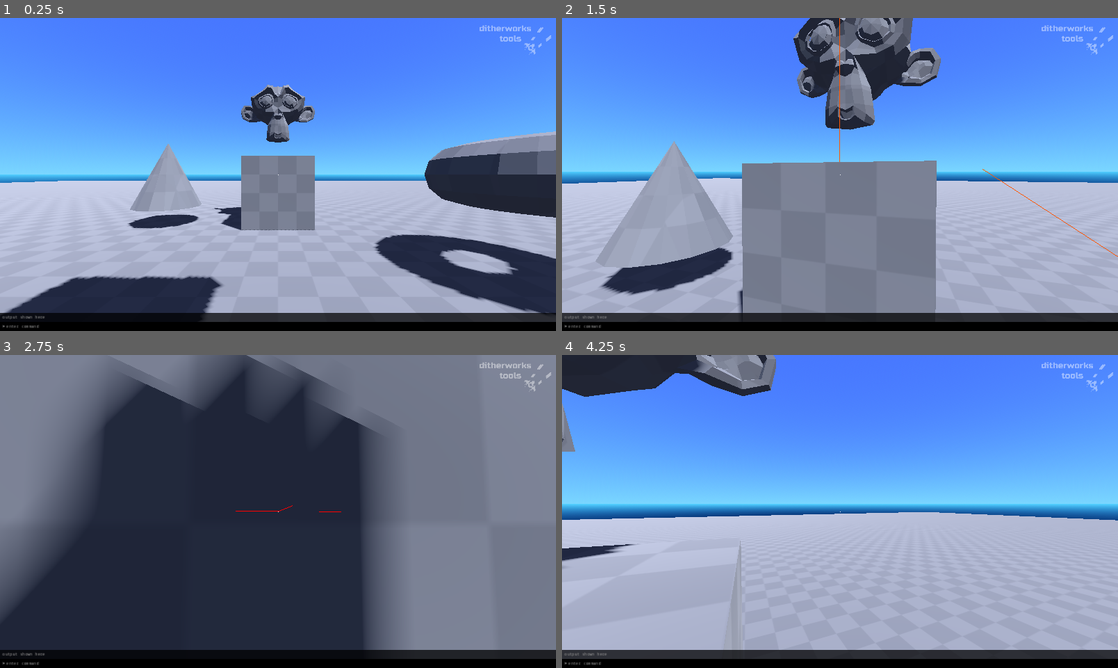
Above: before the commit, frames 1-4 (two rows, left to right).
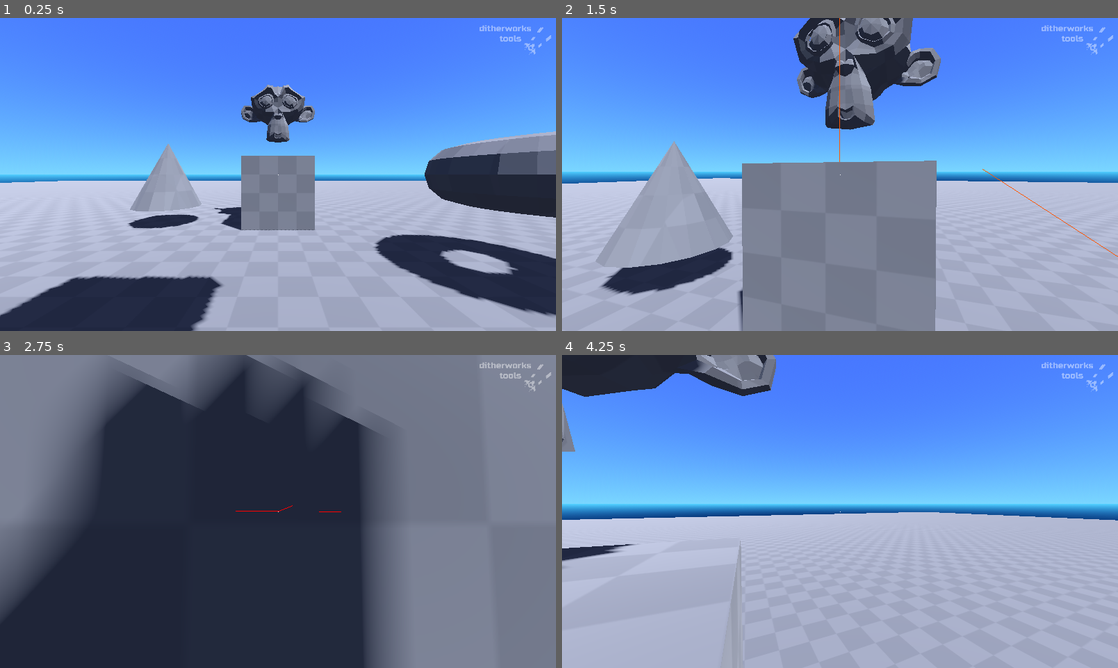
Above: after the commit, the same moments.

Repository: ditherworks/ditherworks_tools
Game: Godot game, scene res://demo/scenes/demo_world.tscn
Two runs of this game, one before a commit and one after it. Both use one fixed random seed, a clock stepped at 60 frames per second and the inputs below.
Inputs (mouse positions are in pixels of both pictures, inside the frame that each line leads up to):
- Up to frame 1 (0.25 s): no input
- Up to frame 2 (1.5 s): tap Enter at 0.5 s; move the mouse to (867, 174) at 0.52 s; hold W (move_forward) from 0.53 s (still down); click (867, 174) at 0.6 s; tap Space (jump) at 0.77 s; move the mouse to (812, 174) at 1.27 s; click (812, 174) at 1.35 s
- Up to frame 3 (2.75 s): keep holding W (move_forward); tap Space (jump) at 1.52 s; move the mouse to (289, 505) at 2.02 s; click (289, 505) at 2.1 s
- Up to frame 4 (4.25 s): keep holding W (move_forward); tap Space (jump) at 2.75, 3.02, 3.77 s; move the mouse to (834, 517) at 2.77 s; click (834, 517) at 2.85 s; move the mouse to (878, 514) at 3.52 s; click (878, 514) at 3.6 s

The runs differ from the first frame. In frame 1, 5.8% of the frame differs, in the area x 0-100%, y 94-100%; in frame 2, 5.8%; in frame 3, 5.7%; in frame 4, 5.8%.

Commit message:
console
- removed custom font
- starts inactive
- should be disabled in non-editor builds
- added info to readme

Diff:
--- a/console/console.gd
+++ b/console/console.gd
@@ -23,7 +23,7 @@
 @export var _input_line : LineEdit
 
 
-var _active := true
+var _active := false
 var _commands : Array[Command]
 var _history : Array[String]
 var _history_index := -1
@@ -33,7 +33,14 @@
 func _ready() -> void:
 	_input_line.text_submitted.connect(_line_submitted)
 
+	global_position = Vector2(0.0, get_viewport_rect().size.y)
+
 	register_command("quit", _quit)
+
+	# disable in non-editor builds
+	if not OS.has_feature("editor"):
+		set_process_input(false)
+		set_process(false)
 
 
 func _input(event: InputEvent) -> void:
--- a/console/console.tscn
+++ b/console/console.tscn
@@ -1,12 +1,9 @@
-[gd_scene load_steps=10 format=3 uid="uid://bqpx3s3lx14pi"]
+[gd_scene load_steps=9 format=3 uid="uid://bqpx3s3lx14pi"]
 
-[ext_resource type="FontFile" uid="uid://eap6dqmmxbn3" path="res://console/ShareTechMono-Regular.ttf" id="1_x5tsq"]
 [ext_resource type="Script" path="res://console/console.gd" id="2_si4vv"]
 
 [sub_resource type="Theme" id="Theme_x2nyh"]
 Label/colors/font_color = Color(1, 1, 1, 1)
-Label/fonts/font = ExtResource("1_x5tsq")
-LineEdit/fonts/font = ExtResource("1_x5tsq")
 
 [sub_resource type="StyleBoxFlat" id="StyleBoxFlat_jyr8i"]
 content_margin_left = 8.0
Binary file removed: console/ShareTechMono-Regular.ttf
Not shown, removed: console/ShareTechMono-Regular.ttf.import
Not shown, changed: README.md
